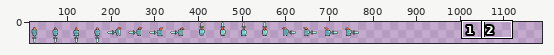
Two versions of one sprite sheet, Project/Assets/player_sprites.png. The first picture is a wide view before the edit; the outline marks the close-up.
Close-up. The starting point:
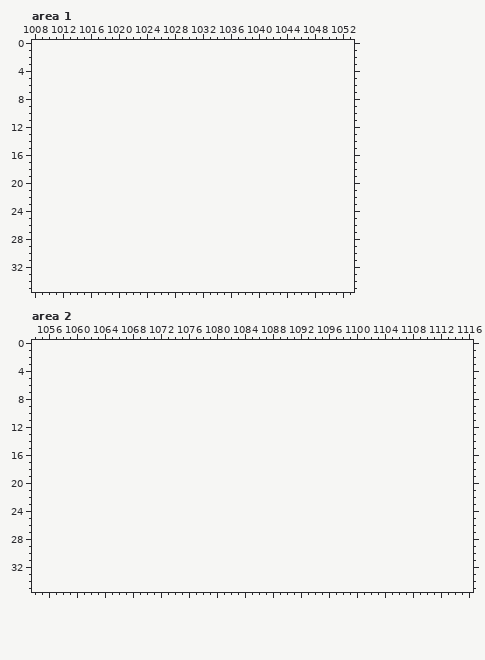
The file is 768x48 pixels. Shown: area 1: x 1008..1053, y 0..35; area 2: x 1054..1116, y 0..35. The old version is drawn lined up with the new one, on the new canvas. The wide view leaves out empty margins. The commit also changed other parts of the picture, which this record leaves out.
Once edited:
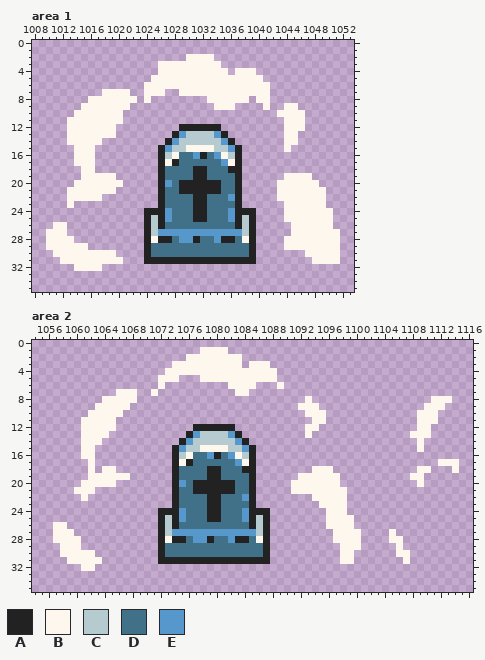
Palette (. is transparent): A #222222  B #fdf7ed  C #b6cbcf  D #417089  E #5698cc
What changed:
canvas 768x48 -> 1200x48
Changed rows in their new state; - is an unchanged pixel.
Area 1:
first column x 1010:
 2 --------------------BBBB------------------
 3 ----------------BBBBBBBBB-----------------
 4 ----------------BBBBBBBBBB-BBB------------
 5 ---------------BBBBBBBBBBBBBBBB-----------
 6 --------------BBBBBBBBBBBBBBBBBB----------
 7 --------BBBB--BBB--BBBBBBBBBBBBB----------
 8 ------BBBBBBB-B--------BBBBBB-BB----------
 9 -----BBBBBBB------------BBB----B--BB------
10 ----BBBBBBB----------------------BBBB-----
11 ---BBBBBBBB-----------------------BBB-----
12 ---BBBBBBB---------AAAAAA---------BBB-----
13 ---BBBBBBB--------AECCCCEA--------BB------
14 ---BBBBB---------AECCCCCCEA-------BB------
15 ----BBB---------AECCBBBBCCEA------B-------
16 ----BBB---------ACBDDEADEBCA--------------
17 ----BBB---------ABADDDDDDEBA--------------
18 -----BB---------ADDDDAADDDAA--------------
19 -----BBBBB------ADDDDAADDDDA------BBBB----
20 ----BBBBBBB-----AEDAAAAAADDA-----BBBBBB---
21 ---BBBBBBB------ADDAAAAAADDA-----BBBBBBB--
22 ---BBBBB--------ADDDDAADDDEA-----BBBBBBB--
23 ---B------------ADDDDAADDDDA------BBBBBB--
24 --------------AAAEDDDAADDDEAAA----BBBBBBB-
25 --------------ACAEDDDAADDDEACA----BBBBBBB-
26 -BB-----------ACADDDDDDDDDDACA-----BBBBBB-
27 BBB-----------ACEEEEEEEEEEEECA-----BBBBBBB
28 BBBB----------ABAADEEADDEAADBA----BBBBBBBB
29 BBBBBB--------ADDDDDDDDDDDDDDA----BBBBBBBB
30 -BBBBBBBBB----ADDDDDDDDDDDDDDA-------BBBBB
31 --BBBBBBBBB---AAAAAAAAAAAAAAAA--------BBBB
32 ----BBBB----------------------------------
Area 2:
first column x 1057:
 1 ---------------------BBBB---------------------------------
 2 -------------------BBBBBBBB-------------------------------
 3 -----------------BBBBBBBBBB-BBB---------------------------
 4 ----------------BBBBBBBBBBBBBBBB--------------------------
 5 ---------------BBB---BBBBBBBBBBB--------------------------
 6 ---------------B---------BBBB---B-------------------------
 7 ---------BBB--B-----------BB------------------------------
 8 -------BBBBB------------------------B-----------------BBB-
 9 ------BBBBB------------------------BBB---------------BBB--
10 -----BBBBB--------------------------BBB-------------BBB---
11 ----BBBBB----------------------------BB-------------BBB---
12 ----BBBBB-----------AAAAAA----------BB--------------BB----
13 ----BBBB-----------AECCCCEA---------B--------------BBB----
14 ----BBB-----------AECCCCCCEA------------------------B-----
15 ----BB-----------AECCBBBBCCEA-----------------------B-----
16 ----BB-----------ACBDDEADEBCA-----------------------------
17 -----B-----------ABADDDDDDEBA--------------------------BBB
18 -----B-BB--------ADDDDAADDDAA--------BBB------------BB---B
19 -----BBBBBB------ADDDDAADDDDA------BBBBBB----------BB-----
20 ----BBBBB--------AEDAAAAAADDA-----BBBBBBB-----------B-----
21 ---BBB-----------ADDAAAAAADDA-----BBBBBBBB----------------
22 ----B------------ADDDDAADDDEA--------BBBBB----------------
23 -----------------ADDDDAADDDDA---------BBBB----------------
24 ---------------AAAEDDDAADDDEAAA--------BBB----------------
25 ---------------ACAEDDDAADDDEACA--------BBBB---------------
26 BB-------------ACADDDDDDDDDDACA--------BBBB---------------
27 BBB------------ACEEEEEEEEEEEECA---------BBBB----B---------
28 BBBB-----------ABAADEEADDEAADBA---------BBBB----BB--------
29 -BBB-----------ADDDDDDDDDDDDDDA----------BBB-----B--------
30 -BBBBB---------ADDDDDDDDDDDDDDA----------BB------BB-------
31 --BBBBB--------AAAAAAAAAAAAAAAA----------BB-------B-------
32 ----BB----------------------------------------------------
Boxes around the changes in both close-ups, in picture pixels (x1, y1, x2, y2):
added: (46, 54, 340, 271)
added: (53, 347, 361, 571)
added: (410, 396, 459, 487)
added: (389, 529, 410, 564)
